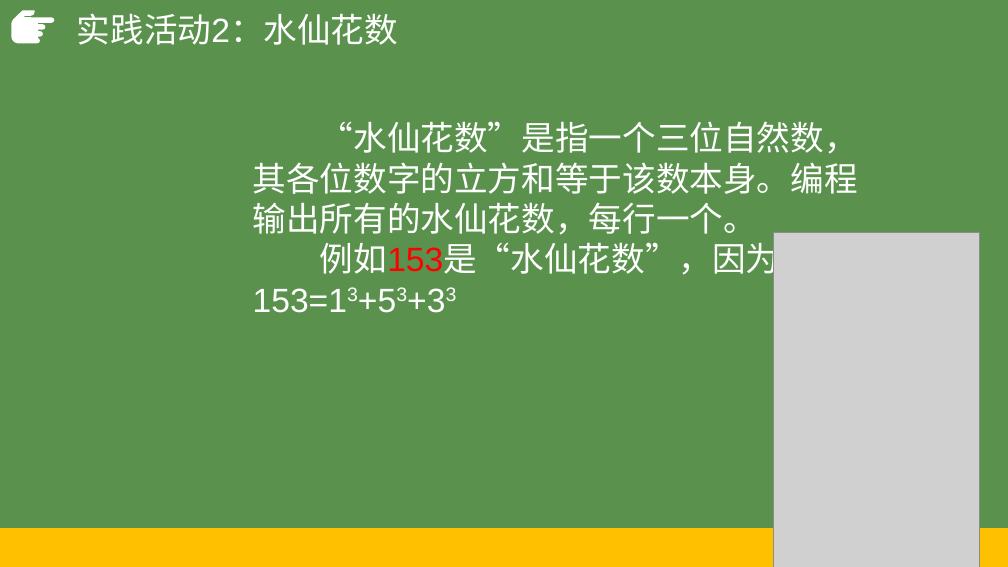
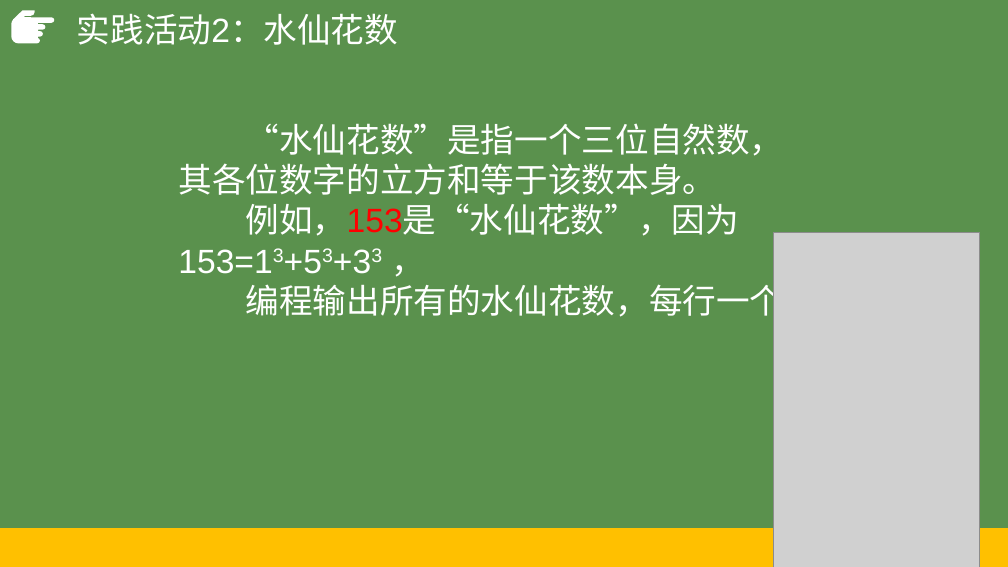
Before and after one commit to hongm32/2020design, a slide deck: slide 20 of 【第09课】枚举算法/【第09课】枚举算法.pptx. Drawn at 1008x567 pixels with LibreOffice and Linux fonts; fonts in the diff are those of the drawing; grey boxes stand for pictures. Boxes give left, top, right and bottom in pixels: in the first picture for what was removed or moved away, otherwise in the second. Text is boxed around its words. In the diff, an @@ line names an element or a change of style, - is before the commit and + after.

```diff
--- a/【第09课】枚举算法/【第09课】枚举算法.pptx
+++ b/【第09课】枚举算法/【第09课】枚举算法.pptx
@@ text at <box>178,123,817,322</box>: text changed @@
-“水仙花数”是指一个三位自然数，其各位数字的立方和等于该数本身。编程输出所有的水仙花数，每行一个。
-例如153是“水仙花数”，因为
-153=13+53+33
+“水仙花数”是指一个三位自然数，其各位数字的立方和等于该数本身。
+例如，153是“水仙花数”，因为
+153=13+53+33 ，
+编程输出所有的水仙花数，每行一个。
```
Also in this commit, not shown: 2 other slides changed, 4 other files.
